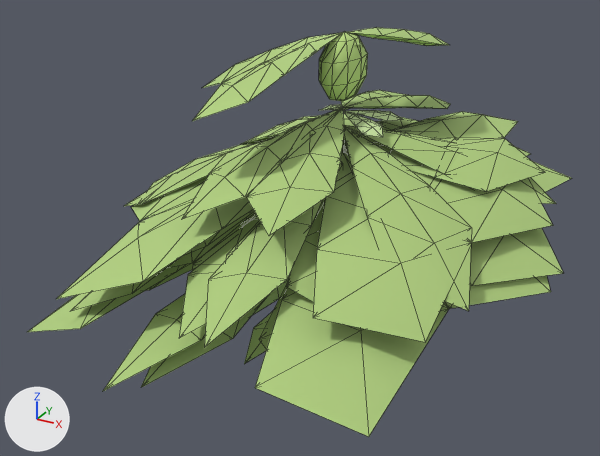
Before and after pictures for a commit that changed the glTF model web-forest/public/model/species/riccia-sorocarpa.glb.
Both versions are drawn from a 50 mm camera at (0.27, -0.558, 0.313) aimed at (-0.018, -0.035, 0.052). Every picture has the same lights, and +X, +Y and +Z are marked at lower left. The older version comes first. Mesh edges are drawn as thin lines on the coarser meshes. Where no turn or scale is listed for an object, it has been applied to the vertices. Vertices at exactly the same position are counted once.

In view in the first picture: 'p1', 'p10', 'p11', 'p13', 'p14', 'p2', 'p3', 'p4', 'p6', 'p7', 'p8', 'thallus' and 3 more.
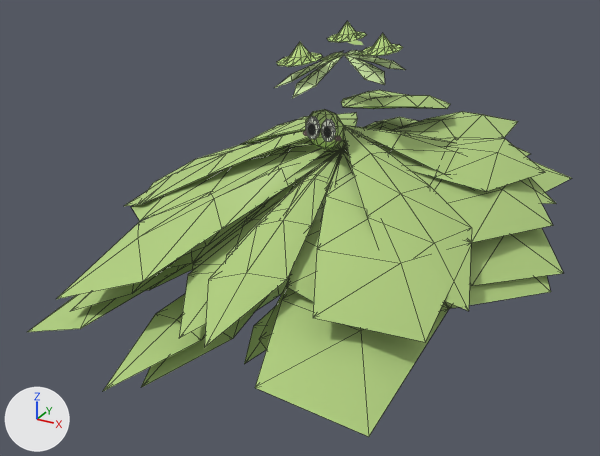
Boxes [x1, y1, x2, y2] around the edits, measured in the pictures (600 x 456 px; the box of a moved part takes in the faces that stretch with it):
'p13', reshaped (59% narrower, 86% shorter)
    before: [181, 90, 450, 236]
    after: [341, 90, 450, 109]
'thallus', reshaped
    before: [244, 31, 403, 364]
    after: [244, 21, 405, 364]
'p14', reshaped, moved
    before: [193, 27, 449, 121]
    after: [322, 51, 343, 61]
part 1 of me_mesh_0, moved or reshaped (not visible before)
    after: [314, 147, 347, 220]
part 2 of me_mesh_0, added (green)
    after: [275, 50, 405, 98]
part 3 of me_mesh_0, added (green)
    after: [306, 109, 344, 150]
part 4 of me_mesh_0, added
    after: [321, 119, 336, 142]
part 5 of me_mesh_0, moved or reshaped (not visible before)
    after: [324, 126, 331, 138]
part 6 of me_mesh_0, added
    after: [306, 116, 320, 139]
part 7 of me_mesh_0, moved or reshaped (not visible before)
    after: [308, 124, 315, 135]
part 8 of me_mesh_0, added
    after: [327, 21, 366, 42]
part 9 of me_mesh_0, added (green)
    after: [361, 33, 403, 56]
part 10 of me_mesh_0, added (green)
    after: [277, 42, 322, 67]
part 11 of me_mesh_0, deleted (green)
    before: [319, 31, 368, 101]
part 12 of me_mesh_0, moved or reshaped
    before: [244, 276, 289, 364]
    after: [244, 274, 290, 364]
part 13 of me_mesh_0, cut back (green)
    before: [320, 104, 403, 137]
part 14 of me_mesh_13, deleted (green)
    before: [181, 107, 344, 236]

The change in detail:
me_mesh_0 is used by ob_thallus; location (0.0, 0.0, 0.0).
me_mesh_0 had 587 vertices, 1080 faces and spanned x -0.078..0.078, y -0.152..0.152, z 0.0..0.2.
me_mesh_0 now has 641 vertices, 1180 faces and spans x -0.078..0.078, y -0.152..0.152, z 0.0..0.2.
me_mesh_0 part 1: the loose piece of 105 vertices spanning x -0.059..0.059, y -0.114..0.114, z 0.063..0.076 is scaled about the mesh origin by (1, 1, 1.31).
me_mesh_0 part 2: the loose piece of 79 vertices spanning x -0.034..0.039, y -0.078..0.073, z 0.128..0.14 is copied, and the copy is scaled about the mesh origin by (1, 1, 1.31); it spans x -0.034..0.039, y -0.078..0.073, z 0.168..0.183.
me_mesh_0 part 3: a new loose piece, an icosphere of 80 faces spanning x -0.016..0.016, y -0.035..-0.024, z 0.118..0.148, in mat_flat.
me_mesh_0 part 4: a new loose piece, a 10-sided cut cone along y (radius 0.0052 by 0.0083 at the low end, 0.0056 by 0.009 at the high end) spanning x 0.0008..0.0121, y -0.0377..-0.0355, z 0.1263..0.1435, in mat_flat.
me_mesh_0 part 5: the loose piece of 22 vertices spanning x 0.003..0.009, y -0.039..-0.037, z 0.103..0.109 is moved by (0.0, 0.0, 0.028).
me_mesh_0 part 6: a new loose piece, a 10-sided cut cone along y (radius 0.0052 by 0.0083 at the low end, 0.0056 by 0.009 at the high end) spanning x -0.0121..-0.0008, y -0.0377..-0.0355, z 0.1263..0.1435, in mat_flat.
me_mesh_0 part 7: the loose piece of 22 vertices spanning x -0.009..-0.003, y -0.039..-0.037, z 0.103..0.109 is moved by (0.0, 0.0, 0.028).
me_mesh_0 part 8: a new loose piece of 32 vertices spanning x -0.03..-0.005, y 0.017..0.065, z 0.186..0.2, in mat_flat.
me_mesh_0 part 9: a new loose piece of 32 vertices spanning x 0.014..0.04, y -0.015..0.032, z 0.186..0.2, in mat_flat.
me_mesh_0 part 10: a new loose piece of 32 vertices spanning x -0.023..0.003, y -0.073..-0.026, z 0.186..0.2, in mat_flat.
me_mesh_0 part 11: the loose piece of 42 vertices spanning x -0.015..0.015, y -0.027..0.027, z 0.147..0.2 is deleted.
me_mesh_0 part 12: 89 vertices removed from x -0.059..0.059, y -0.115..0.115, z 0.005..0.014; 89 vertices added at x -0.059..0.059, y -0.115..0.115, z 0.006..0.018.
me_mesh_0 part 13: 1 vertex moved within x 0.0, y -0.039, z 0.134; 78 vertices removed from x -0.034..0.039, y -0.078..0.073, z 0.128..0.14; 37 vertices added at x -0.001..0.001, y -0.04..-0.033, z 0.133..0.135.
Other edits to the shape of me_mesh_0 do not show in these pictures.
me_mesh_13 is used by ob_p13; location (0.0, 0.0, 0.1427).
me_mesh_13 had 53 vertices, 96 faces and spanned x -0.048..0.048, y -0.171..0.171, z -0.035..0.0.
me_mesh_13 now has 27 vertices, 48 faces and spans x -0.048..0.044, y 0.0..0.171, z -0.035..0.0.
Part 14, on me_mesh_13:
26 vertices are removed from x -0.044..0.048, y -0.171..-0.035, z -0.035..-0.002.
48 faces are deleted.
me_mesh_14 is used by ob_p14; location (0.0, 0.0, 0.1994).
me_mesh_14 had 40 vertices, 72 faces and spanned x -0.073..0.043, y -0.152..0.152, z -0.033..0.0.
me_mesh_14 now has 10 vertices, 16 faces and spans x -0.01..0.0, y -0.022..0.0, z -0.005..0.0.
Part 15, on me_mesh_14:
39 vertices are removed from x -0.073..0.043, y -0.152..0.152, z -0.033..-0.002.
72 faces are deleted.
9 vertices are added at x -0.01..-0.001, y -0.022..-0.003, z -0.005..-0.001.
16 new faces join them.
Object 'p14' (ob_p14) moves from (0.0, 0.0, 0.1994) to (0.0, 0.0, 0.1856).
